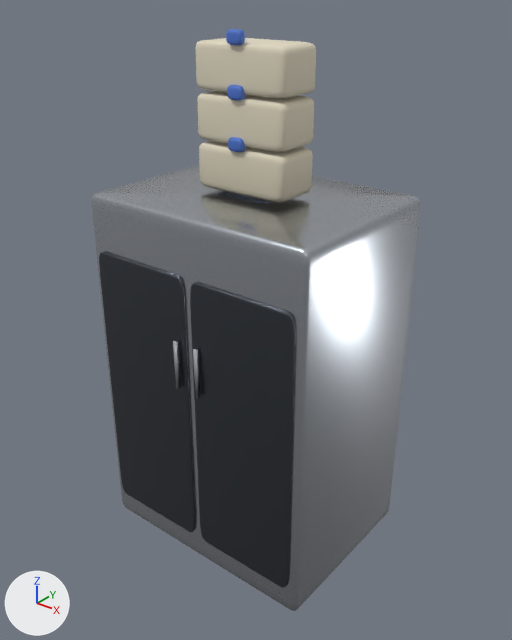
The glTF model assets/models/props/gloves.glb: old version first, new version second.
Rendered twice from a 50 mm lens placed at (0.97, -1.208, 1.339), pointed at (0.015, -0.014, 0.598). Every picture has the same lights, and +X, +Y and +Z are marked at lower left. The first picture is the older version.

Objects in the first picture: 'Boxes', 'Cabinet', 'Doors', 'Tabs' and 1 more.
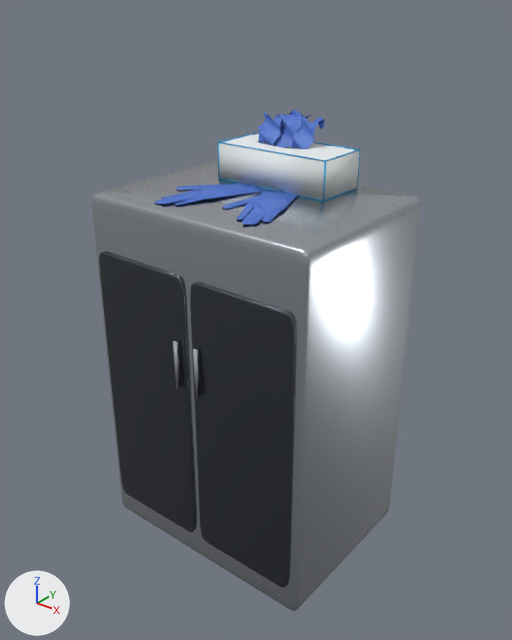
The change, as a diff of the scene's bpy script:
```diff
--- a/assets/models/props/gloves.glb.py
+++ b/assets/models/props/gloves.glb.py
@@ mat_carton @@
+mat_carton = principled_material('carton')
+mat_carton.base_color = (0.847, 0.89, 0.89)  # white #edf2f2
+mat_carton.roughness = 0.6
@@ mat_black_plastic @@
+mat_black_plastic = principled_material('black_plastic')
+mat_black_plastic.base_color = (0.00784, 0.00784, 0.00784)  # black #161616
@@ mat_carton_print @@
+mat_carton_print = principled_material('carton_print')
+mat_carton_print.base_color = (0.00784, 0.392, 0.749)  # cyan #16a8e0
+mat_carton_print.roughness = 0.6
@@ me_box @@
+me_box.from_pydata(...)  # 120 vertices, 140 faces; spans x -0.151..0.151, y 0.05..0.19, z 0.9..0.986
+me_box.materials.append(mat_carton)  # white #edf2f2
@@ me_slot @@
+me_slot.from_pydata(...)  # 37 vertices, 36 faces; spans x -0.09..0.048, y 0.106..0.152, z 0.976
+me_slot.materials.append(mat_black_plastic)  # black #161616
@@ me_print @@
+me_print.from_pydata(...)  # 96 vertices, 144 faces; spans x -0.151..0.151, y 0.05..0.19, z 0.9..0.988
+me_print.materials.append(mat_carton_print)  # cyan #16a8e0
@@ me_gloves @@
+me_gloves.from_pydata(...)  # 569 vertices, 992 faces; spans x -0.17..0.149, y -0.192..0.202, z 0.901..1.056
+me_gloves.materials.append(mat_glove)  # blue #4d73cc
@@ ob_boxes @@
-ob_boxes = bpy.data.objects.new('Boxes', me_boxes)
-ob_boxes.location = (0.0, 0.0, 0.0)
@@ ob_tabs @@
-ob_tabs = bpy.data.objects.new('Tabs', me_tabs)
-ob_tabs.location = (0.0, 0.0, 0.0)
@@ ob_box @@
+ob_box = bpy.data.objects.new('Box', me_box)
+ob_box.location = (0.0, 0.0, 0.0)
@@ ob_slot @@
+ob_slot = bpy.data.objects.new('Slot', me_slot)
+ob_slot.location = (0.0, 0.0, 0.0)
@@ ob_print @@
+ob_print = bpy.data.objects.new('Print', me_print)
+ob_print.location = (0.0, 0.0, 0.0)
@@ ob_gloves @@
+ob_gloves = bpy.data.objects.new('Gloves', me_gloves)
+ob_gloves.location = (0.0, 0.0, 0.0)
```

Changed parts and their boxes (x1, y1, x2, y2) in the pictures (512 x 640 px):
'Boxes', deleted (pale yellow): before (195, 38, 316, 202)
'Box', added: after (219, 134, 359, 200)
'Gloves', added (blue): after (154, 110, 324, 225)
'Tabs', deleted (blue): before (226, 29, 246, 152)
'Print', added: after (218, 133, 360, 201)
'Slot', added (mostly hidden): after (273, 145, 295, 149)
